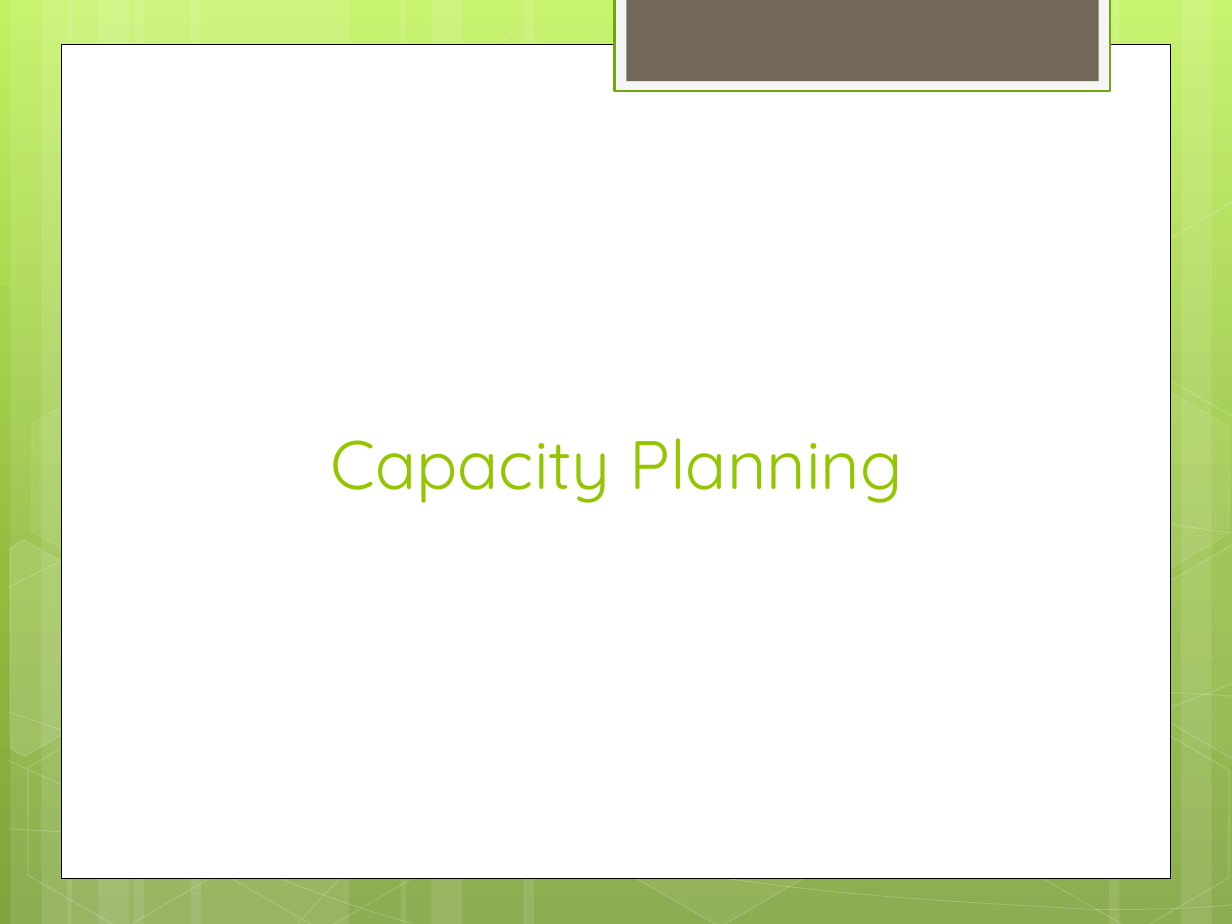
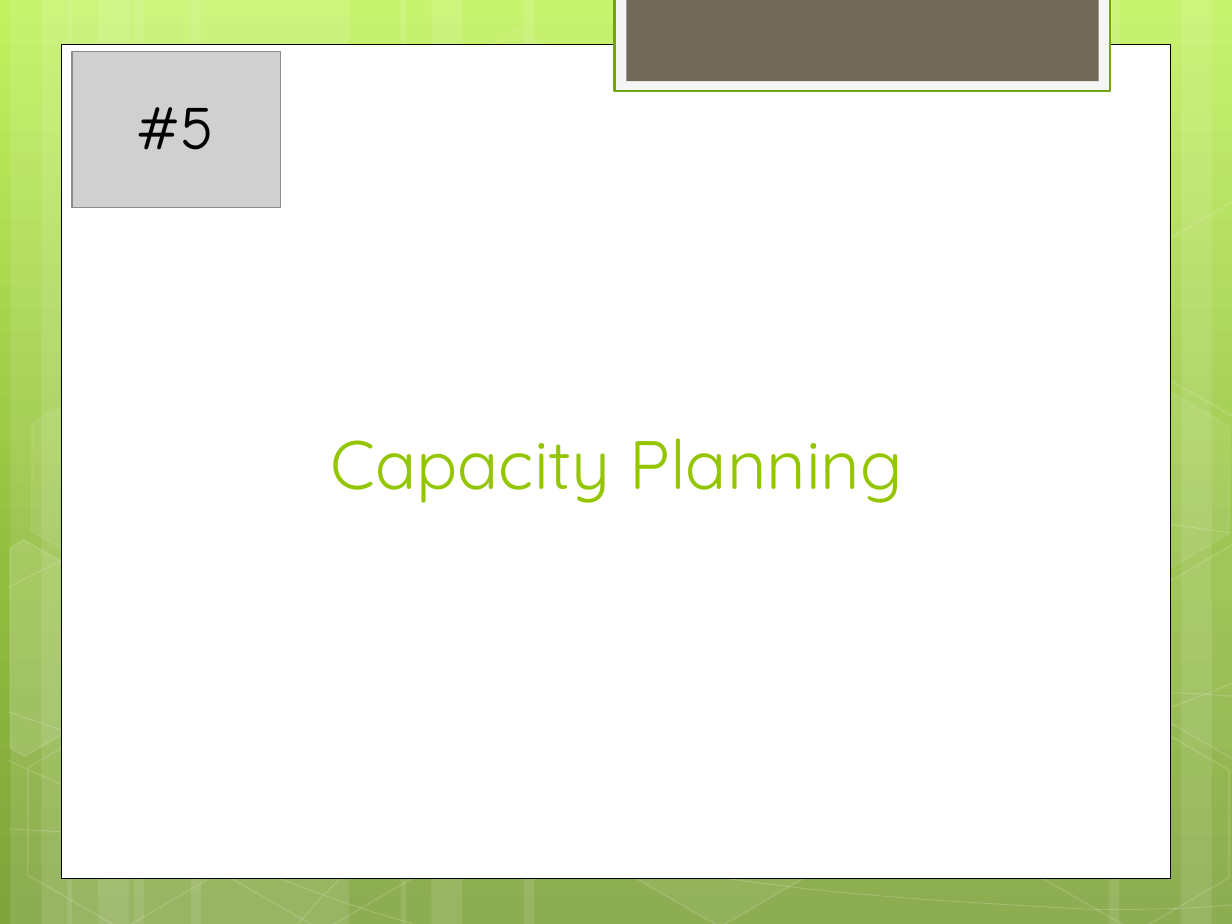
Before and after one commit to JonKruger/iteration-management, a slide deck: slide 25 of Iteration Management - Your Key to Predictable Delivery.pptx (slide 41 before the commit). Drawn at 1232x924 pixels with LibreOffice and Linux fonts; fonts in the diff are those of the drawing; grey boxes stand for pictures. Boxes give left, top, right and bottom in pixels: in the first picture for what was removed or moved away, otherwise in the second. Text is boxed around its words. In the diff, an @@ line names an element or a change of style, - is before the commit and + after.

```diff
--- a/Iteration Management - Your Key to Predictable Delivery.pptx
+++ b/Iteration Management - Your Key to Predictable Delivery.pptx
@@ picture added at <box>71,52,281,208</box> @@
@@ text added at <box>135,107,214,150</box>, 36 pt, text #000000 @@
+#5
```
Also in this commit, not shown: 15 other slides changed, 1 slide added, 1 other file.
